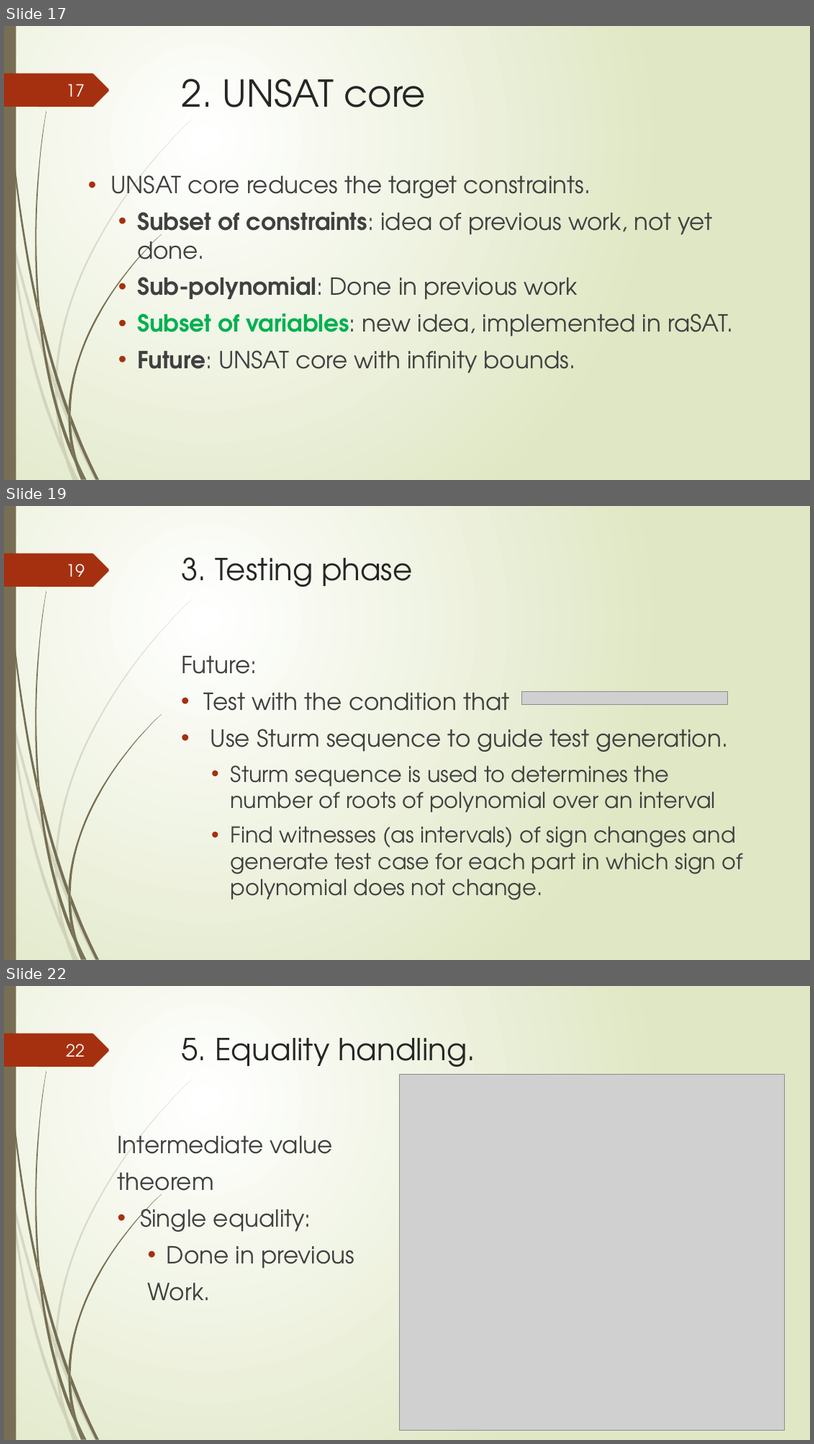
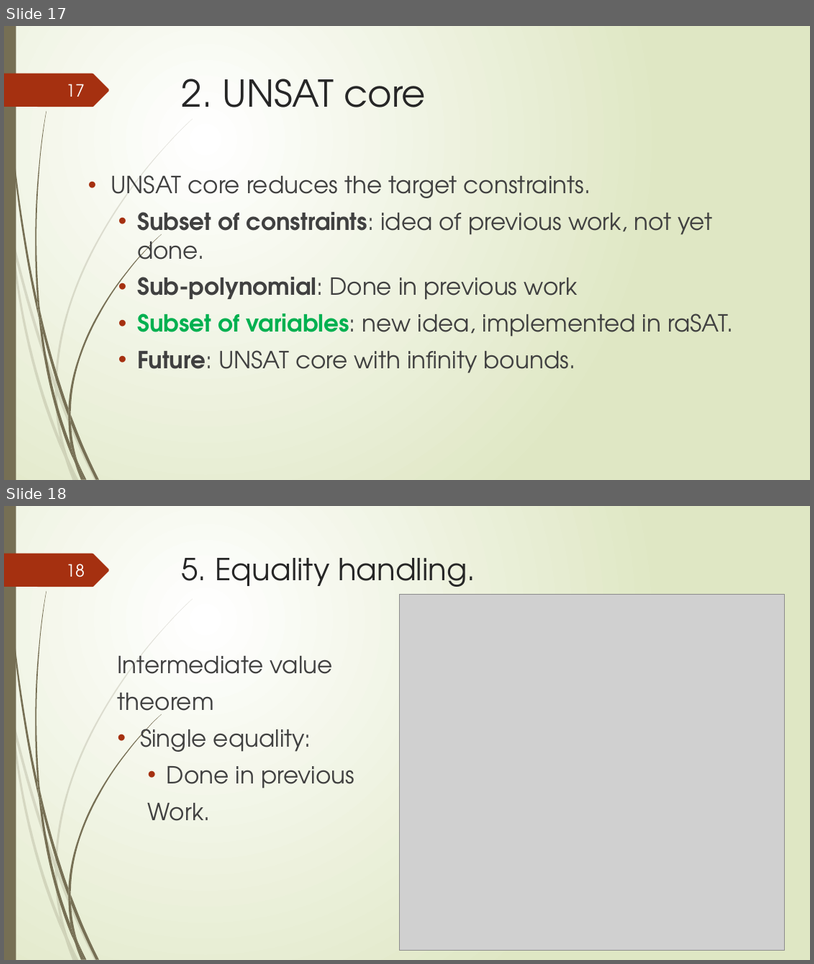
Before and after one commit to tungvx/raSAT, a slide deck: report/midterm.pptx. Shown one above the other, each under a label of ours: slides 17, 19 and 22 before the commit, slides 17 and 18 after it; the slides between them are not shown. The pictures are 814x1444 and 814x964 pixels, drawn with LibreOffice and Linux fonts; fonts in the diff are those of the drawing; grey boxes stand for pictures. Boxes give left, top, right and bottom in pixels: in the first picture for what was removed or moved away, otherwise in the second. Text is boxed around its words. In the diff, an @@ line names an element or a change of style, - is before the commit and + after.

```diff
--- a/report/midterm.pptx
+++ b/report/midterm.pptx
@@ slide 19 removed at box(4, 506, 810, 960), background gradient #FFFFFF to #DFE8C4; not listed: 24 template elements that a slide beside it also shows @@
@@ page number removed at box(66, 564, 85, 577) @@
-19
@@ title removed at box(182, 557, 413, 587) @@
-3. Testing phase
@@ text removed at box(181, 656, 743, 900) @@
-Future:
-• Test with the condition that
-• Use Sturm sequence to guide test generation.
-  • Sturm sequence is used to determines the number of roots of polynomial over an interval
-  • Find witnesses (as intervals) of sign changes and generate test case for each part in which sign of polynomial does not change.
@@ picture removed at box(522, 692, 728, 705) @@
@@ what was slide 22 is now slide 18 @@
@@ page number at box(66, 564, 85, 577): text changed @@
-22
+18
```
Also in this commit, not shown: 12 slides changed, 1 slide added, 4 other slides removed.
